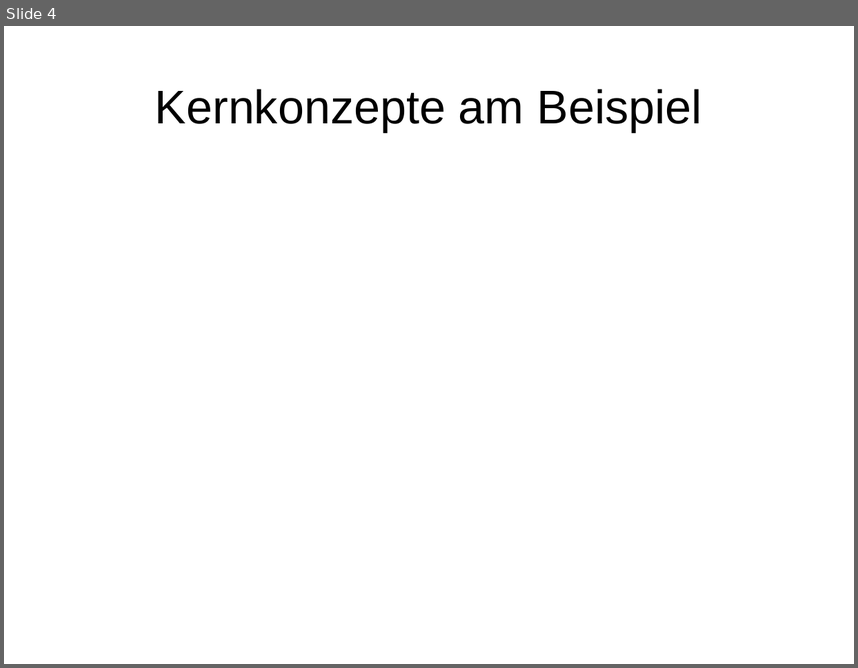
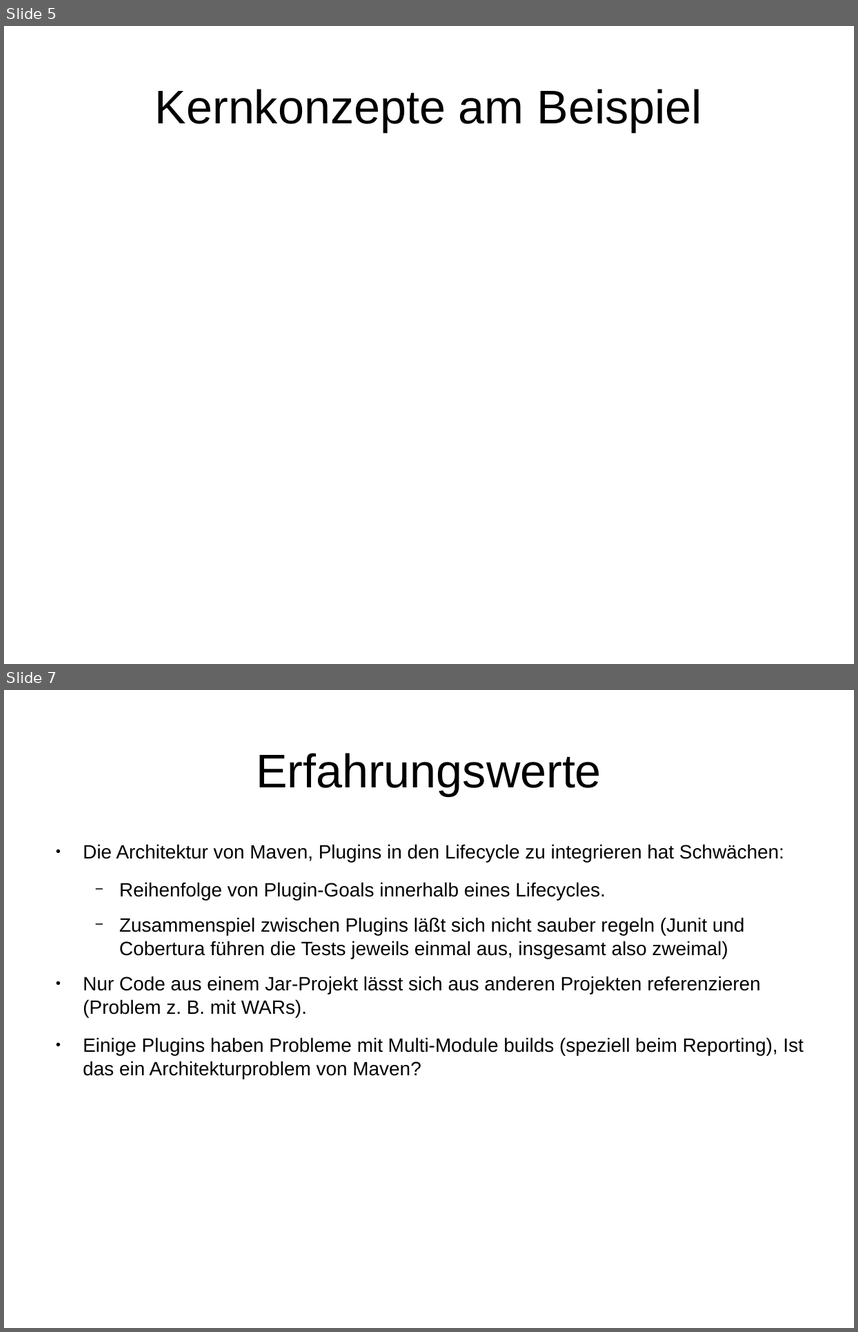
Before and after one commit to herrwieger/experttrainingbuildsystems, a slide deck: praesentationen/maven2.odp. Shown one above the other, each under a label of ours: slide 4 before the commit, slides 5 and 7 after it; the slides between them are not shown. The pictures are 858x668 and 858x1332 pixels, drawn with LibreOffice and Linux fonts; fonts in the diff are those of the drawing. Boxes give left, top, right and bottom in pixels: in the first picture for what was removed or moved away, otherwise in the second. Text is boxed around its words. In the diff, an @@ line names an element or a change of style, - is before the commit and + after.

```diff
--- a/praesentationen/maven2.odp
+++ b/praesentationen/maven2.odp
@@ slide 7 added at (x1=4, y1=690, x2=854, y2=1328), background #FFFFFF @@
@@ title added at (x1=256, y1=753, x2=602, y2=796), 44 pt, text #000000 @@
+Erfahrungswerte
@@ text added at (x1=83, y1=844, x2=803, y2=1078), 18 pt, text #000000 @@
+● Die Architektur von Maven, Plugins in den Lifecycle zu integrieren hat Schwächen:
+  − Reihenfolge von Plugin-Goals innerhalb eines Lifecycles.
+  − Zusammenspiel zwischen Plugins läßt sich nicht sauber regeln (Junit und Cobertura führen die Tests jeweils einmal aus, insgesamt also zweimal)
+● Nur Code aus einem Jar-Projekt lässt sich aus anderen Projekten referenzieren (Problem z. B. mit WARs).
+● Einige Plugins haben Probleme mit Multi-Module builds (speziell beim Reporting), Ist das ein Architekturproblem von Maven?
@@ what was slide 4 is now slide 5 @@
```
Also in this commit, not shown: 2 slides changed, 2 other slides added.
